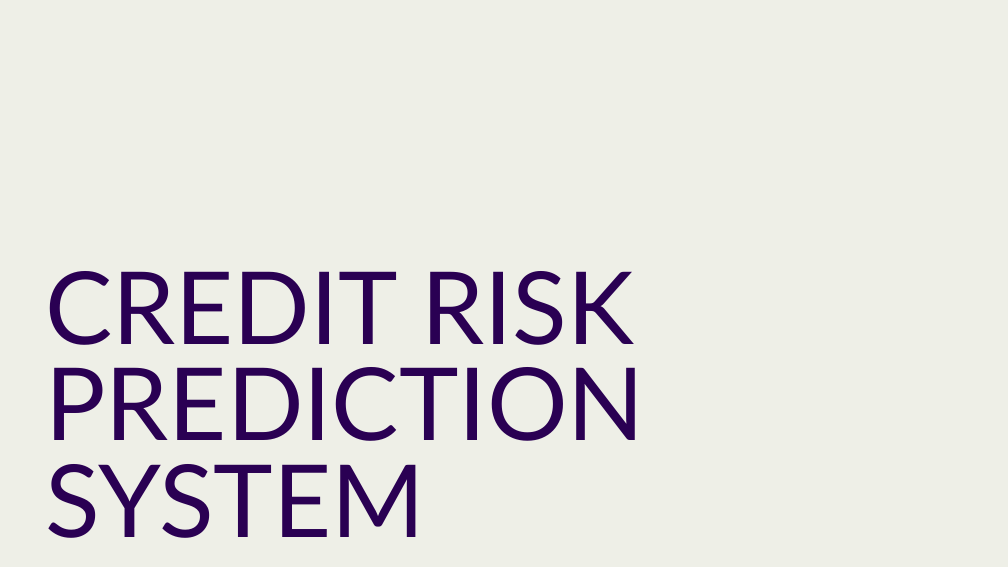
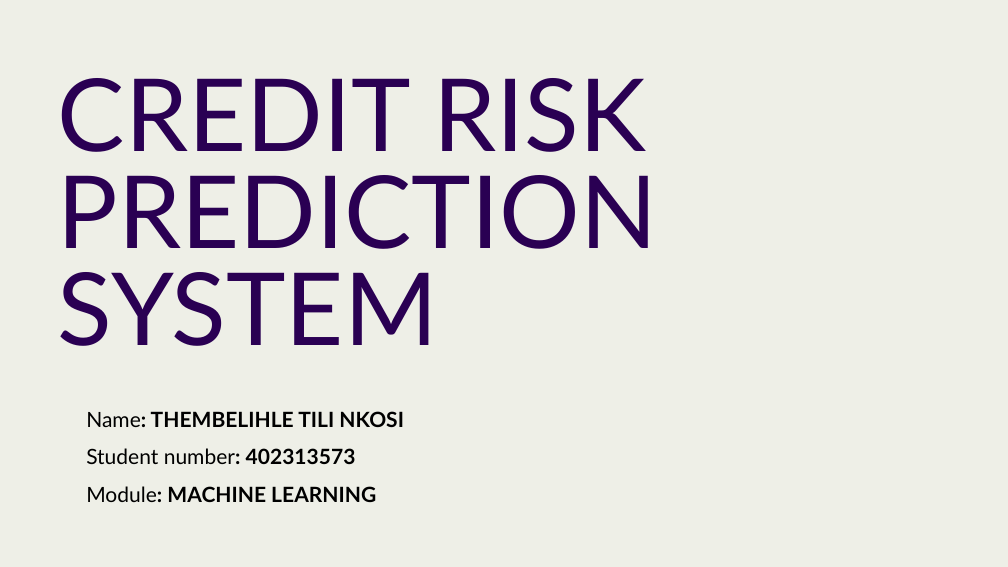
Before and after one commit to Thembelihle-tech/Credit-Risk-Prediction, a slide deck: slide 1 of Credit Risk Prediction System.pptx. Drawn at 1008x567 pixels with LibreOffice and Linux fonts; fonts in the diff are those of the drawing; background and template pictures are left out. Boxes give left, top, right and bottom in pixels: in the first picture for what was removed or moved away, otherwise in the second. Text is boxed around its words. In the diff, an @@ line names an element or a change of style, - is before the commit and + after.

```diff
--- a/Credit Risk Prediction System.pptx
+++ b/Credit Risk Prediction System.pptx
@@ text "CREDIT RISK PREDICTION SYSTEM": place and size @@
-text "CREDIT RISK PREDICTION SYSTEM" at [45,271,644,538]
+text "CREDIT RISK PREDICTION SYSTEM" at [58,78,657,346]
@@ title added at [86,411,404,502], 20 pt, text #000000, bold @@
+Name: THEMBELIHLE TILI NKOSI
+Student number: 402313573
+Module: MACHINE LEARNING
```
Also in this commit, not shown: 1 other file.
